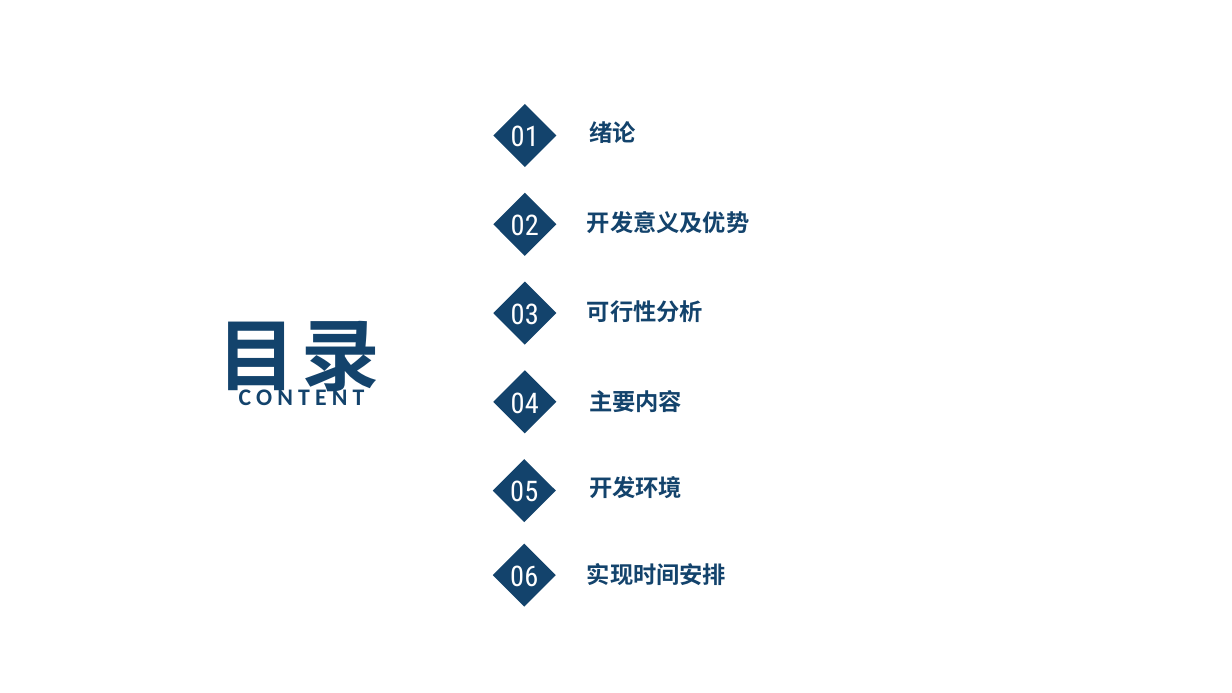
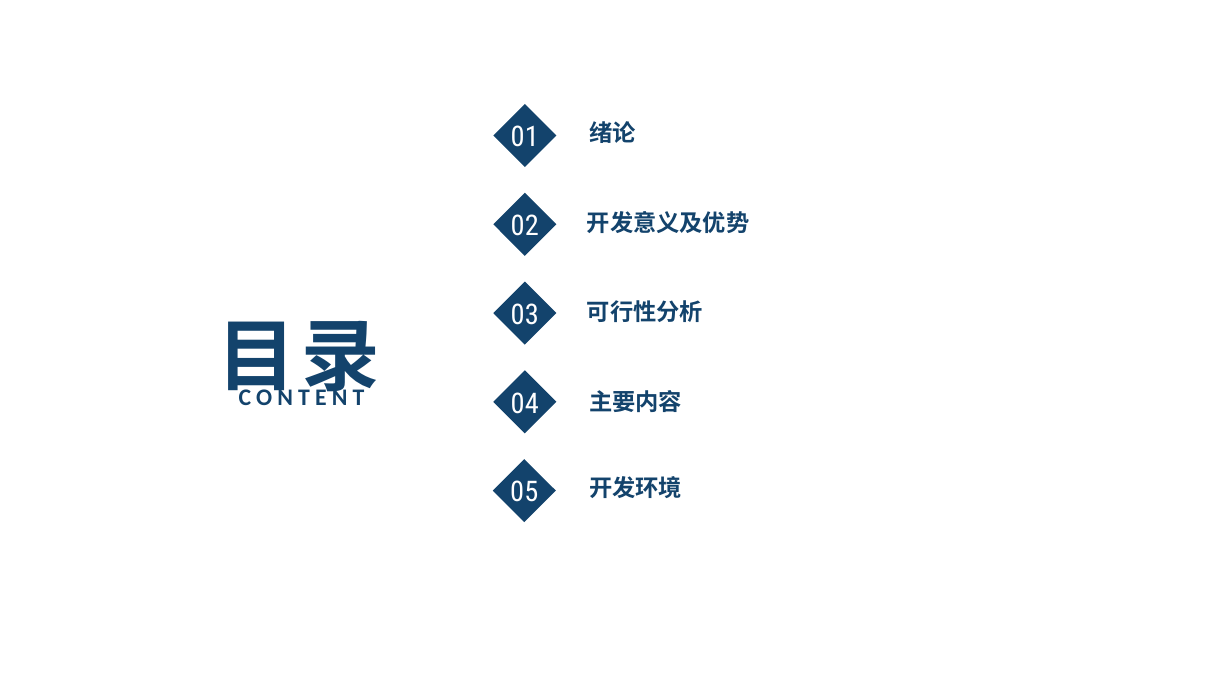
Before and after one commit to solost23/Graduation-thesis, a slide deck: slide 2 of 0963180222-田园园-在线考试系统-答辩ppt.pptx. Drawn at 1232x693 pixels with LibreOffice and Linux fonts; fonts in the diff are those of the drawing; background and template pictures are left out. Boxes give left, top, right and bottom in pixels: in the first picture for what was removed or moved away, otherwise in the second. Text is boxed around its words. In the diff, an @@ line names an element or a change of style, - is before the commit and + after.

```diff
--- a/0963180222-田园园-在线考试系统-答辩ppt.pptx
+++ b/0963180222-田园园-在线考试系统-答辩ppt.pptx
@@ diamond removed at (x1=493, y1=543, x2=556, y2=606) @@
-06
@@ text removed at (x1=587, y1=563, x2=726, y2=585) @@
-实现时间安排
```
Also in this commit, not shown: 4 other slides changed, 2 slides removed, 4 other files.
